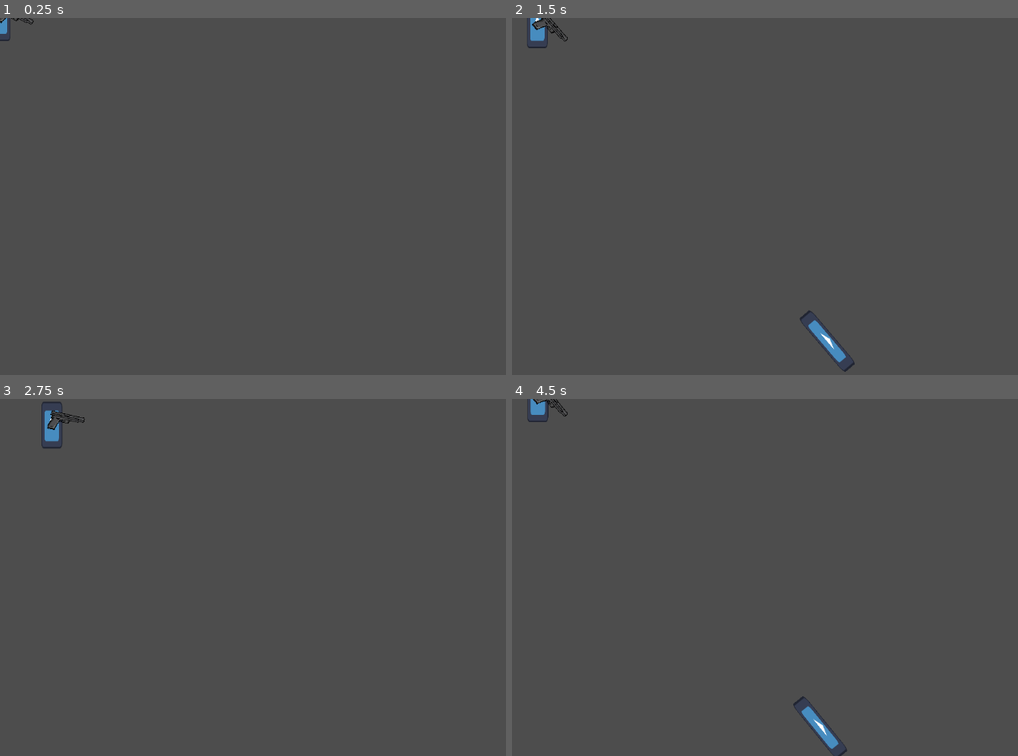
Above: before the commit, frames 1-4 (two rows, left to right).
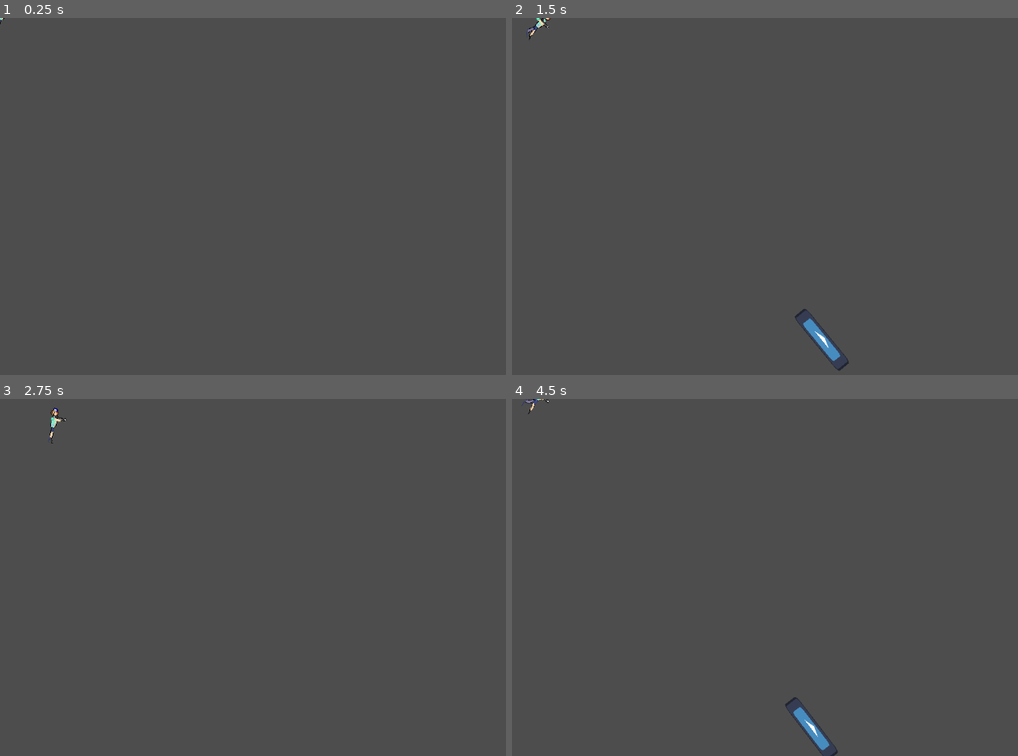
Above: after the commit, the same moments.

Repository: Zeonthestupid/ijustfellonthegame
Game: Godot game, scene res://character/player_scene.tscn
Same seed, same stepped clock (60 frames per second), same inputs: the game is played once before the commit and once after it. The engine's default icon, where the game draws it, is replaced by a stand-in: a white triangle on a blue panel in a dark square.
Inputs (mouse positions are in pixels of both pictures, inside the frame that each line leads up to):
- Up to frame 1 (0.25 s): no input
- Up to frame 2 (1.5 s): tap Enter at 0.5 s; move the mouse to (972, 178) at 0.52 s; hold D (player_right) 0.53-1.28 s; click (972, 178) at 0.6 s; move the mouse to (704, 214) at 1.27 s; hold S (player_down) from 1.28 s (still down); click (704, 214) at 1.35 s
- Up to frame 3 (2.75 s): move the mouse to (379, 498) at 2.02 s; release S (player_down) at 2.03 s; hold D (player_right) from 2.03 s (still down); click (379, 498) at 2.1 s
- Up to frame 4 (4.5 s): move the mouse to (800, 648) at 2.77 s; release D (player_right) at 2.78 s; hold W (player_up) 2.78-3.53 s; click (800, 648) at 2.85 s; move the mouse to (outside the picture) at 3.52 s; hold A (player_left) from 3.53 s (still down); click (outside the picture) at 3.6 s; move the mouse to (638, 523) at 4.27 s; click (638, 523) at 4.35 s

The runs differ from the first frame. In frame 1, 0.1% of the frame differs, in the area x 0-7%, y 0-7%; in frame 2, 0.7%; in frame 3, 0.4%; in frame 4, 0.8%, in the area x 1-67%, y 0-100%.

Commit message:
hehehehe

Diff:
--- a/character/Maincharacterscript.gd
+++ b/character/Maincharacterscript.gd
@@ -11,6 +11,8 @@
 @export var clamping_speed = 0.5
 @export var swim_back = 0.02
 
+@onready var animated_sprite_2d: AnimatedSprite2D = $AnimatedSprite2D
+
 var shotangle = 0.0
 var shot = false
 
@@ -23,6 +25,7 @@
 	direction = direction.normalized()
 
 	if direction.x != 0 or direction.y !=0:
+		animated_sprite_2d.play("swim")
 		time += delta
 		var multiplier = max((sin(time * swimming_amp * PI) + clamping_speed) / 2.0, 0) - swim_back
 		velo.x += direction.x * (max_speed * multiplier) * speed_mod
@@ -30,7 +33,10 @@
 	else:
 		velo.x = move_toward(velocity.x, 0.25, max_speed)
 		velo.y = move_toward(velocity.y, 0.25, max_speed)
+		animated_sprite_2d.play("idle")
 	return velo
+
+
 func _physics_process(delta):
 	var velo = Vector2(0,0)
 	velo = swim(delta, velo)
@@ -38,4 +44,7 @@
 	velocity.y = velo.y
 
 
+
+
+
 	move_and_slide()
--- /dev/null
+++ b/character/animated_sprite_2d.gd
@@ -0,0 +1,17 @@
+extends AnimatedSprite2D
+
+
+# Called when the node enters the scene tree for the first time.
+func _ready() -> void:
+	pass # Replace with function body.
+
+
+# Called every frame. 'delta' is the elapsed time since the previous frame.
+func _process(delta: float) -> void:
+
+	look_at(get_global_mouse_position())
+	rotation_degrees = wrap(rotation_degrees, 0, 360)
+	if rotation_degrees > 90 and rotation_degrees < 270:
+		scale.y = -1
+	else:
+		scale.y = 1
--- a/character/character.tscn
+++ b/character/character.tscn
@@ -1,37 +1,105 @@
 [gd_scene format=3 uid="uid://u32ad72no8xc"]
 
 [ext_resource type="Script" uid="uid://cu7v0u6k3cp6o" path="res://character/Maincharacterscript.gd" id="1_glpr6"]
-[ext_resource type="Texture2D" uid="uid://caibvm7yiaare" path="res://icon.svg" id="2_pjt0s"]
+[ext_resource type="Texture2D" uid="uid://bwbeod1rpd5yn" path="res://assets/gordan 1.png" id="2_gx66j"]
+[ext_resource type="Texture2D" uid="uid://7bmc3g82oxg7" path="res://assets/gordan 2.png" id="3_8brn5"]
+[ext_resource type="Texture2D" uid="uid://urf4oumo5ei5" path="res://assets/gordan 3.png" id="4_b4qc5"]
+[ext_resource type="Texture2D" uid="uid://dide0n1qn407r" path="res://assets/gordan 4.png" id="5_hd715"]
+[ext_resource type="Texture2D" uid="uid://bq7fwdv20t2jf" path="res://assets/gordan 5.png" id="6_hq3og"]
+[ext_resource type="Texture2D" uid="uid://ltx5cj18ujun" path="res://assets/gordan 6.png" id="7_orckd"]
+[ext_resource type="Texture2D" uid="uid://b7fcd22ocxorh" path="res://assets/gordan 7.png" id="8_1dqym"]
+[ext_resource type="Texture2D" uid="uid://yard5mbvpynv" path="res://assets/gordan 8.png" id="9_6kuvt"]
+[ext_resource type="Texture2D" uid="uid://d2s8xu4rhnvdr" path="res://assets/gordan 10.png" id="10_6610h"]
+[ext_resource type="Texture2D" uid="uid://cn20yipu2ngry" path="res://assets/gordan 9.png" id="11_0shic"]
+[ext_resource type="Script" uid="uid://cgtpbbry1886i" path="res://character/animated_sprite_2d.gd" id="12_8brn5"]
 
 [sub_resource type="RectangleShape2D" id="RectangleShape2D_pjt0s"]
-size = Vector2(42, 90)
+size = Vector2(42, 82.5)
 
-[sub_resource type="SpriteFrames" id="SpriteFrames_wa5vi"]
+[sub_resource type="SpriteFrames" id="SpriteFrames_mbhnd"]
 animations = [{
 "frames": [{
 "duration": 1.0,
-"texture": ExtResource("2_pjt0s")
+"texture": ExtResource("2_gx66j")
+}, {
+"duration": 1.0,
+"texture": ExtResource("3_8brn5")
+}, {
+"duration": 1.0,
+"texture": ExtResource("6_hq3og")
+}, {
+"duration": 1.0,
+"texture": ExtResource("7_orckd")
+}, {
+"duration": 1.0,
+"texture": ExtResource("10_6610h")
+}, {
+"duration": 1.0,
+"texture": ExtResource("8_1dqym")
 }],
 "loop": true,
-"name": &"default",
-"speed": 5.0
+"name": &"idle",
+"speed": 4.0
+}, {
+"frames": [{
+"duration": 1.0,
+"texture": ExtResource("2_gx66j")
+}, {
+"duration": 1.0,
+"texture": ExtResource("3_8brn5")
+}, {
+"duration": 1.0,
+"texture": ExtResource("4_b4qc5")
+}, {
+"duration": 1.0,
+"texture": ExtResource("5_hd715")
+}, {
+"duration": 1.0,
+"texture": ExtResource("6_hq3og")
+}, {
+"duration": 1.0,
+"texture": ExtResource("7_orckd")
+}, {
+"duration": 1.0,
+"texture": ExtResource("8_1dqym")
+}, {
+"duration": 1.0,
+"texture": ExtResource("9_6kuvt")
+}, {
+"duration": 1.0,
+"texture": ExtResource("11_0shic")
+}, {
+"duration": 1.0,
+"texture": ExtResource("10_6610h")
+}],
+"loop": true,
+"name": &"swim",
+"speed": 7.0
 }]
 
 [sub_resource type="RectangleShape2D" id="RectangleShape2D_wfnr8"]
-size = Vector2(42, 90)
+size = Vector2(42, 82.5)
 
 [node name="CharacterBody2D" type="CharacterBody2D" unique_id=286528908]
+position = Vector2(-1, 10)
 script = ExtResource("1_glpr6")
 swimming_amp = 2.4
 
 [node name="CollisionShape2D" type="CollisionShape2D" parent="." unique_id=1441652066]
+position = Vector2(0, 0.99999845)
+scale = Vector2(0.8, 0.8)
 shape = SubResource("RectangleShape2D_pjt0s")
 
 [node name="AnimatedSprite2D" type="AnimatedSprite2D" parent="." unique_id=879365669]
-position = Vector2(-1.4901161e-06, -0.50000155)
-scale = Vector2(0.29687497, 0.66406244)
-sprite_frames = SubResource("SpriteFrames_wa5vi")
+position = Vector2(0.031, 0.646)
+sprite_frames = SubResource("SpriteFrames_mbhnd")
+animation = &"swim"
+autoplay = "idle"
+frame_progress = 0.10732474
+script = ExtResource("12_8brn5")
 
 [node name="CollisionShape2D2" type="CollisionShape2D" parent="." unique_id=156739510]
+position = Vector2(0, 0.99999845)
+scale = Vector2(0.8, 0.8)
 shape = SubResource("RectangleShape2D_wfnr8")
 debug_color = Color(0.7480362, 0.4134945, 0.54839736, 0.41960785)
--- a/character/player_scene.tscn
+++ b/character/player_scene.tscn
@@ -6,5 +6,7 @@
 [node name="Character" type="Node2D" unique_id=26635809]
 
 [node name="CharacterBody2D" parent="." unique_id=286528908 instance=ExtResource("1_oepk2")]
+position = Vector2(1, -1)
 
 [node name="HarpoonGun" parent="CharacterBody2D" unique_id=1783020617 instance=ExtResource("2_58q2e")]
+position = Vector2(0, -11)
--- /dev/null
+++ b/grappling hook/grappling hook.tscn
@@ -0,0 +1,8 @@
+[gd_scene format=3 uid="uid://dwscna0ojwpwr"]
+
+[ext_resource type="Texture2D" uid="uid://caibvm7yiaare" path="res://icon.svg" id="1_07377"]
+
+[node name="GrapplingHook" type="Node2D" unique_id=852701988]
+
+[node name="Sprite2D" type="Sprite2D" parent="." unique_id=139117213]
+texture = ExtResource("1_07377")
--- a/harpoon_gun/harpoon_gun.tscn
+++ b/harpoon_gun/harpoon_gun.tscn
@@ -1,15 +1,14 @@
 [gd_scene format=3 uid="uid://c384rmiytyxwa"]
 
 [ext_resource type="Script" uid="uid://cvpf77ppg4l1r" path="res://harpoon_gun/newharpoon.gd" id="1_yvatc"]
-[ext_resource type="Texture2D" uid="uid://n5esjj8lv6o" path="res://assets/dbk6s0q-ae674f69-f9dd-4a2f-9673-a6049fabe448.png" id="2_dknjj"]
+[ext_resource type="Texture2D" uid="uid://y6qolf6hhj1r" path="res://assets/gun a.png" id="2_cygs2"]
 
 [node name="HarpoonGun" type="Node2D" unique_id=1783020617]
 script = ExtResource("1_yvatc")
 
 [node name="Sprite2D" type="Sprite2D" parent="." unique_id=619925473]
-position = Vector2(24.000008, -10)
-scale = Vector2(0.2475, 0.1875)
-texture = ExtResource("2_dknjj")
+position = Vector2(12, 0)
+texture = ExtResource("2_cygs2")
 
 [node name="Marker2D" type="Marker2D" parent="." unique_id=1161150252]
 position = Vector2(56, -22)
--- a/harpoon_gun/newharpoon.gd
+++ b/harpoon_gun/newharpoon.gd
@@ -26,7 +26,6 @@
 		shoot(1)
 
 
-
 func shoot(charge):
 	var bullet_instance = BULLET.instantiate()
 	get_tree().root.add_child(bullet_instance)
--- a/project.godot
+++ b/project.godot
@@ -49,4 +49,5 @@
 
 [rendering]
 
+textures/canvas_textures/default_texture_filter=0
 rendering_device/driver.windows="d3d12"
Binary file added: assets/gordan 1.png
Not shown, added: assets/gordan 1.png.import
Binary file added: assets/gordan 10.png
Not shown, added: assets/gordan 10.png.import
Binary file added: assets/gordan 2.png
Not shown, added: assets/gordan 2.png.import
Binary file added: assets/gordan 3.png
Not shown, added: assets/gordan 3.png.import
Binary file added: assets/gordan 4.png
Not shown, added: assets/gordan 4.png.import
Binary file added: assets/gordan 5.png
Not shown, added: assets/gordan 5.png.import
(and 13 more such lines)
